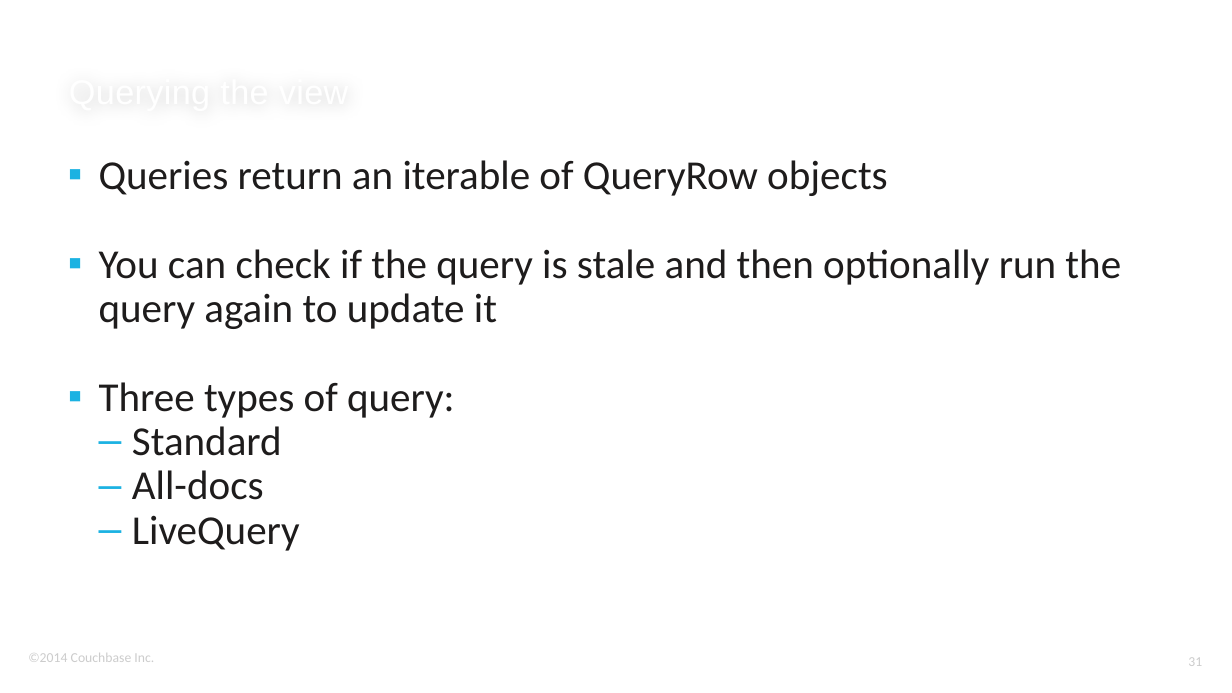
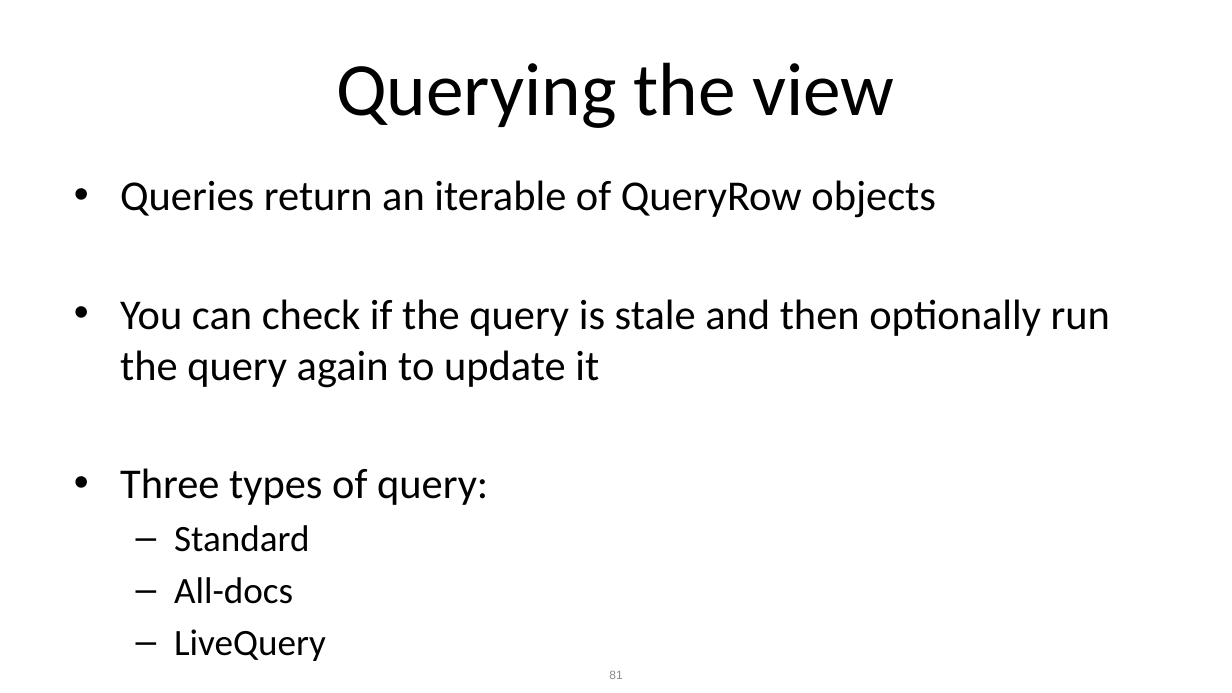
Before and after one commit to ldoguin/couchbase-mobile-android-workshop, a slide deck: slide 81 of AndroidWorkshopMasterDetailFlow.pptx (slide 31 before the commit). Drawn at 1232x693 pixels with LibreOffice and Linux fonts; fonts in the diff are those of the drawing; background and template pictures are left out. Boxes give left, top, right and bottom in pixels: in the first picture for what was removed or moved away, otherwise in the second. Text is boxed around its words. In the diff, an @@ line names an element or a change of style, - is before the commit and + after.

```diff
--- a/AndroidWorkshopMasterDetailFlow.pptx
+++ b/AndroidWorkshopMasterDetailFlow.pptx
@@ title "Querying the view": place and size @@
-title "Querying the view" at bbox=[63, 0, 1141, 118]
+title "Querying the view" at bbox=[336, 62, 895, 128]
@@ title "Querying the view" at bbox=[336, 62, 895, 128]: size 20 to 44 pt, font Arial to Calibri, text colour #FFFFFF to #000000, letter spacing 0.2 to 0 pt; alignment left to centre; vertical alignment bottom to middle @@
@@ text "Queries return an iterable of ...": place and size @@
-text "Queries return an iterable of ..." at bbox=[99, 160, 1121, 551]
+text "Queries return an iterable of ..." at bbox=[120, 180, 1110, 604]
@@ text "Queries return an iterable of ..." at bbox=[120, 180, 1110, 604]: size 24 to 24.8 pt in "Queries return an iterable of QueryRow objects", "You can check if the query is ...", "Three types of query:"; text colour #1E1C1C to #000000; size 24 to 21.7 pt in "Standard", "All-docs", "LiveQuery"; bullet ▪ to •; line spacing 0.9 to 1; more space between paragraphs; indent changed @@
@@ text removed at bbox=[28, 653, 154, 662] @@
-©2014 Couchbase Inc.
@@ page number removed at bbox=[1188, 657, 1202, 666] @@
-31
@@ page number added at bbox=[609, 671, 622, 679], 7 pt, text #8C8C8C @@
+81
```
Also in this commit, not shown: 27 other slides changed, 58 slides added, 8 slides removed.
